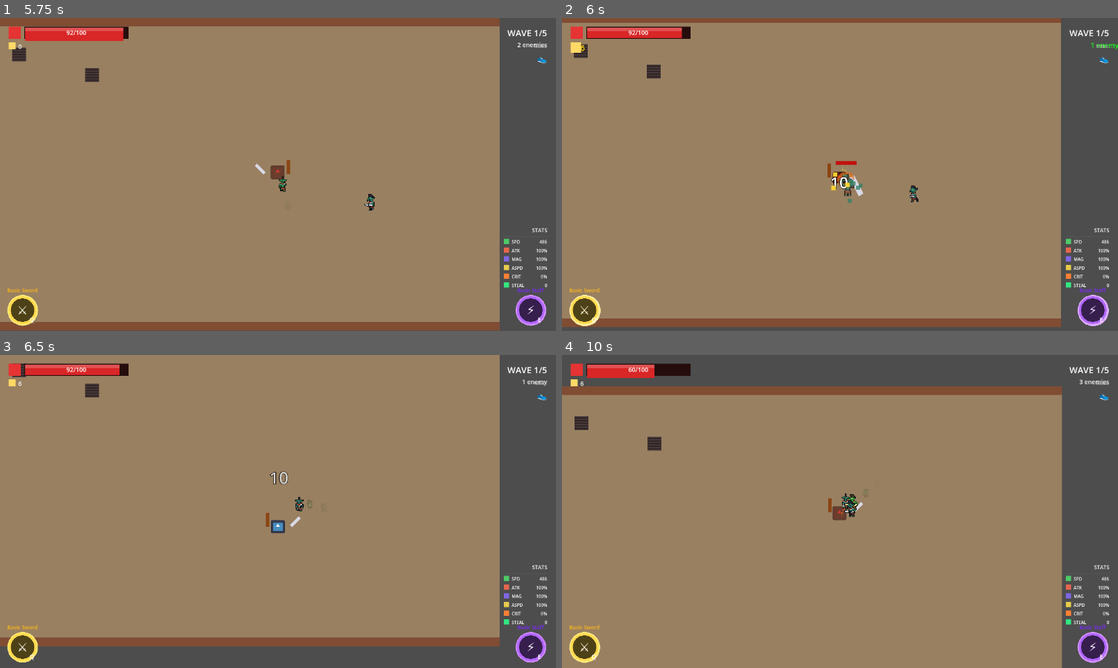
Above: before the commit, frames 1-4 (two rows, left to right).
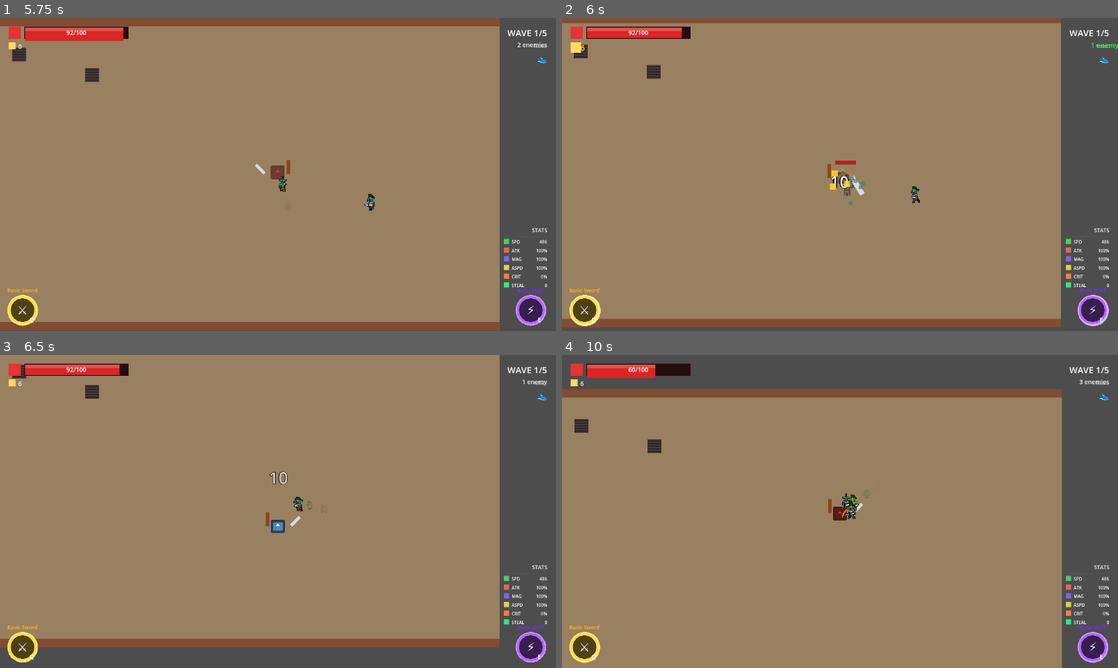
Above: after the commit, the same moments.

Repository: Azgr9/chaos
Game: Godot game, scene res://Scenes/Main/Base.tscn
Two runs of this game, one before a commit and one after it. Both use one fixed random seed, a clock stepped at 60 frames per second and the inputs below. The engine's default icon, where the game draws it, is replaced by a stand-in: a white triangle on a blue panel in a dark square.
Inputs (mouse positions are in pixels of both pictures, inside the frame that each line leads up to):
- Up to frame 1 (5.75 s): click "⚔️ ENTER ARENA ⚔️" at 0.5 s; tap Enter at 1.25 s; move the mouse to (400, 158) at 1.27 s; hold D (move_right) 1.28-2 s; tap Space (dash) at 1.35, 4.35 s; click (400, 158) at 1.42 s; drag from (166, 190) to (311, 171) at 2.02 s; move the mouse to (333, 105) at 2.77 s; hold D (move_right) 2.78-3.5 s; click (333, 105) at 2.85 s; drag from (250, 237) to (294, 174) at 3.52 s; move the mouse to (444, 221) at 4.27 s; hold A (move_left) 4.28-5 s; click (444, 221) at 4.42 s; drag from (111, 127) to (0, 55) at 5.02 s
- Up to frame 2 (6 s): move the mouse to (867, 174) at 5.77 s; hold S (move_down) from 5.78 s (still down); click (867, 174) at 5.85 s
- Up to frame 3 (6.5 s): keep holding S (move_down)
- Up to frame 4 (10 s): release S (move_down) at 6.5 s; drag from (756, 433) to (578, 367) at 6.52 s; move the mouse to (962, 495) at 7.27 s; hold W (move_up) 7.28-8 s; tap Space (dash) at 7.35 s; click (962, 495) at 7.42 s; drag from (728, 527) to (990, 470) at 8.02 s; move the mouse to (895, 442) at 8.77 s; hold S (move_down) 8.78-9.5 s; click (895, 442) at 8.85 s; drag from (812, 574) to (895, 486) at 9.52 s

Frame 1 is identical in both runs. In frame 2, 0.9% of the frame differs, in the area x 0-99%, y 1-99%; in frame 3, 1.0%; in frame 4, 2.0%, in the area x 0-90%, y 3-53%.

Commit message:
saldırı fix

Diff:
--- a/Scenes/Weapons/Basic_sword.tscn
+++ b/Scenes/Weapons/Basic_sword.tscn
@@ -7,6 +7,8 @@
 
 [node name="BasicSword" type="Node2D"]
 script = ExtResource("1_mp8x4")
+attack_range = 120.0
+attack_cone_angle = 100.0
 
 [node name="Pivot" type="Node2D" parent="."]
 
--- a/Scenes/Weapons/ExecutionersAxe.tscn
+++ b/Scenes/Weapons/ExecutionersAxe.tscn
@@ -7,6 +7,8 @@
 
 [node name="ExecutionersAxe" type="Node2D"]
 script = ExtResource("1_axe")
+attack_range = 125.0
+attack_cone_angle = 110.0
 
 [node name="Pivot" type="Node2D" parent="."]
 
--- a/Scenes/Weapons/Katana.tscn
+++ b/Scenes/Weapons/Katana.tscn
@@ -7,6 +7,8 @@
 
 [node name="Katana" type="Node2D"]
 script = ExtResource("1_katana")
+attack_range = 115.0
+attack_cone_angle = 85.0
 
 [node name="Pivot" type="Node2D" parent="."]
 
--- a/Scenes/Weapons/Rapier.tscn
+++ b/Scenes/Weapons/Rapier.tscn
@@ -7,6 +7,8 @@
 
 [node name="Rapier" type="Node2D"]
 script = ExtResource("1_rapier")
+attack_range = 160.0
+attack_cone_angle = 40.0
 
 [node name="Pivot" type="Node2D" parent="."]
 
--- a/Scenes/Weapons/Scythe.tscn
+++ b/Scenes/Weapons/Scythe.tscn
@@ -7,6 +7,8 @@
 
 [node name="Scythe" type="Node2D"]
 script = ExtResource("1_scythe")
+attack_range = 140.0
+attack_cone_angle = 160.0
 
 [node name="Pivot" type="Node2D" parent="."]
 
--- a/Scenes/Weapons/Spear.tscn
+++ b/Scenes/Weapons/Spear.tscn
@@ -7,6 +7,8 @@
 
 [node name="Spear" type="Node2D"]
 script = ExtResource("1_spear")
+attack_range = 220.0
+attack_cone_angle = 45.0
 
 [node name="Pivot" type="Node2D" parent="."]
 
--- a/Scenes/Weapons/Warhammer.tscn
+++ b/Scenes/Weapons/Warhammer.tscn
@@ -7,6 +7,8 @@
 
 [node name="Warhammer" type="Node2D"]
 script = ExtResource("1_warhammer")
+attack_range = 110.0
+attack_cone_angle = 120.0
 
 [node name="Pivot" type="Node2D" parent="."]
 
--- a/Scripts/Systems/SynergyManager.gd
+++ b/Scripts/Systems/SynergyManager.gd
@@ -534,8 +534,12 @@
 	# Check weapon names
 	if reqs.has("weapon_names"):
 		var has_weapon = false
-		var weapon_name = weapon.name if weapon else ""
-		var staff_name = staff.name if staff else ""
+		var weapon_name: String = ""
+		var staff_name: String = ""
+		if weapon:
+			weapon_name = weapon.name
+		if staff:
+			staff_name = staff.name
 		for wname in reqs.weapon_names:
 			if weapon_name == wname or staff_name == wname:
 				has_weapon = true
--- a/Scripts/Ui/DebugMenu.gd
+++ b/Scripts/Ui/DebugMenu.gd
@@ -700,14 +700,15 @@
 	print("[DEBUG] Cleared %d hazards" % count)
 
 # ============================================
-# HITBOX VISUALIZATION
+# HITBOX VISUALIZATION (CONE HITBOX)
 # ============================================
 func _on_hitbox_toggle_pressed():
 	show_hitboxes = not show_hitboxes
 	_update_hitbox_button()
 
 	if show_hitboxes:
-		print("[DEBUG] Showing weapon hitboxes")
+		_create_cone_visualizer()
+		print("[DEBUG] Showing weapon cone hitboxes")
 	else:
 		_clear_hitbox_visualizers()
 		print("[DEBUG] Hiding weapon hitboxes")
@@ -725,8 +726,7 @@
 			viz.queue_free()
 	hitbox_visualizers.clear()
 
-func _update_hitbox_visualizers():
-	# Clear old visualizers
+func _create_cone_visualizer():
 	_clear_hitbox_visualizers()
 
 	if not player_reference:
@@ -734,122 +734,157 @@
 		if not player_reference:
 			return
 
-	# Find all weapons the player has
-	var weapons = []
-
-	# Check current weapon
-	if player_reference.has_method("get") and player_reference.get("current_weapon"):
-		var current = player_reference.current_weapon
-		if is_instance_valid(current):
-			weapons.append(current)
-
-	# Check weapon inventory
-	if player_reference.has_method("get") and player_reference.get("weapon_inventory"):
-		for weapon in player_reference.weapon_inventory:
-			if is_instance_valid(weapon) and weapon not in weapons:
-				weapons.append(weapon)
-
-	# Also check for staff
-	if player_reference.has_method("get") and player_reference.get("current_staff"):
-		var staff = player_reference.current_staff
-		if is_instance_valid(staff):
-			weapons.append(staff)
-
-	# Create visualizers for each weapon's hitbox
-	for weapon in weapons:
-		_create_hitbox_visualizer(weapon)
-
-func _create_hitbox_visualizer(weapon: Node2D):
-	if not is_instance_valid(weapon):
-		return
-
-	# Find HitBox Area2D in the weapon
-	var hitbox = weapon.get_node_or_null("Pivot/HitBox")
-	if not hitbox:
-		hitbox = weapon.get_node_or_null("HitBox")
-	if not hitbox:
-		# Try to find any Area2D
-		for child in weapon.get_children():
-			if child is Node2D:
-				for subchild in child.get_children():
-					if subchild is Area2D:
-						hitbox = subchild
-						break
-
-	if not hitbox:
-		return
-
-	# Find CollisionShape2D
-	var collision_shape: CollisionShape2D = null
-	for child in hitbox.get_children():
-		if child is CollisionShape2D:
-			collision_shape = child
-			break
-
-	if not collision_shape or not collision_shape.shape:
-		return
-
-	# Create visual representation
-	var viz = ColorRect.new()
-
-	# Determine size based on shape type
-	var shape = collision_shape.shape
-	if shape is RectangleShape2D:
-		viz.size = shape.size
-		viz.pivot_offset = shape.size / 2
-	elif shape is CircleShape2D:
-		var diameter = shape.radius * 2
-		viz.size = Vector2(diameter, diameter)
-		viz.pivot_offset = Vector2(diameter / 2, diameter / 2)
-	elif shape is CapsuleShape2D:
-		viz.size = Vector2(shape.radius * 2, shape.height)
-		viz.pivot_offset = viz.size / 2
-	else:
-		# Default
-		viz.size = Vector2(50, 50)
-		viz.pivot_offset = Vector2(25, 25)
-
-	# Color based on whether hitbox is active
-	if collision_shape.disabled:
-		viz.color = Color(0.5, 0.5, 1.0, 0.3)  # Blue = inactive
-	else:
-		viz.color = Color(1.0, 0.2, 0.2, 0.5)  # Red = active
-
-	# Add to scene
-	get_tree().current_scene.add_child(viz)
-	hitbox_visualizers.append(viz)
-
-	# Position at collision shape's global position
-	viz.global_position = collision_shape.global_position - viz.pivot_offset
-	viz.rotation = hitbox.global_rotation
-
-	# Store reference to update position
-	viz.set_meta("collision_shape", collision_shape)
-	viz.set_meta("hitbox", hitbox)
+	# Create a Node2D to draw the cone
+	var cone_drawer = ConeHitboxDrawer.new()
+	cone_drawer.player_ref = player_reference
+	get_tree().current_scene.add_child(cone_drawer)
+	hitbox_visualizers.append(cone_drawer)
 
 func _physics_process(_delta):
-	# Update visualizer positions to follow weapons
+	# Cone visualizer updates itself via _draw()
 	if show_hitboxes:
-		# Recreate visualizers if empty (weapon changed, etc)
+		# Recreate if needed
 		if hitbox_visualizers.is_empty():
-			_update_hitbox_visualizers()
-
+			_create_cone_visualizer()
+
+		# Force redraw on all visualizers
 		for viz in hitbox_visualizers:
-			if not is_instance_valid(viz):
-				continue
-
-			var collision_shape = viz.get_meta("collision_shape", null)
-			var hitbox = viz.get_meta("hitbox", null)
-
-			if not is_instance_valid(collision_shape) or not is_instance_valid(hitbox):
-				continue
-
-			# Update position and rotation
-			viz.global_position = collision_shape.global_position - viz.pivot_offset
-			viz.rotation = hitbox.global_rotation
-
-			# Update color based on active state
-			if collision_shape.disabled:
-				viz.color = Color(0.5, 0.5, 1.0, 0.3)  # Blue = inactive
-			else:
-				viz.color = Color(1.0, 0.2, 0.2, 0.5)  # Red = active
+			if is_instance_valid(viz) and viz.has_method("queue_redraw"):
+				viz.queue_redraw()
+
+# ============================================
+# CONE HITBOX DRAWER CLASS
+# Shows the ACTUAL hitbox - follows weapon rotation during swing
+# ============================================
+class ConeHitboxDrawer extends Node2D:
+	var player_ref: Node2D = null
+
+	func _ready():
+		z_index = 100  # Draw on top
+
+	func _draw():
+		if not is_instance_valid(player_ref):
+			return
+
+		var origin = player_ref.global_position
+
+		# Get current weapon
+		var weapon = null
+		if player_ref.get("current_weapon"):
+			weapon = player_ref.current_weapon
+
+		if not is_instance_valid(weapon):
+			return
+
+		# Get cone parameters from weapon
+		var attack_range: float = weapon.get("attack_range") if weapon.get("attack_range") else 100.0
+		var cone_angle: float = weapon.get("attack_cone_angle") if weapon.get("attack_cone_angle") else 90.0
+		var inner_radius: float = weapon.get("attack_inner_radius") if weapon.get("attack_inner_radius") else 0.0
+
+		# Check if weapon is in active frames
+		var is_active = weapon.get("_is_in_active_frames") if weapon.get("_is_in_active_frames") != null else false
+
+		# Get the attack direction based on state:
+		# - When ACTIVE: use the stored attack direction (cone is FIXED when attack starts)
+		# - When IDLE: show where attack WOULD go (mouse direction preview)
+		var attack_angle: float
+		var attack_direction: Vector2
+
+		if is_active:
+			# Cone is ALWAYS fixed to attack direction (set when attack started)
+			# Animation is purely visual - hitbox stays locked
+			var stored_direction = weapon.get("current_attack_direction")
+			attack_direction = stored_direction if stored_direction else Vector2.RIGHT
+			attack_angle = attack_direction.angle()
+		else:
+			# When not attacking, show mouse direction (preview)
+			var mouse_pos = get_global_mouse_position()
+			attack_direction = (mouse_pos - origin).normalized()
+			if attack_direction == Vector2.ZERO:
+				attack_direction = Vector2.RIGHT
+			attack_angle = attack_direction.angle()
+
+		var half_cone = deg_to_rad(cone_angle / 2.0)
+
+		# Draw cone
+		var cone_color: Color
+		if is_active:
+			cone_color = Color(1.0, 0.2, 0.2, 0.5)  # Bright red when active (actual hitbox)
+		else:
+			cone_color = Color(0.2, 0.6, 1.0, 0.2)  # Faint blue when inactive (preview)
+
+		# Draw filled cone using triangles
+		var segments = 32
+		var points: PackedVector2Array = []
+
+		# If there's an inner radius, we draw a ring-cone
+		if inner_radius > 0:
+			# Outer arc points
+			for i in range(segments + 1):
+				var angle = attack_angle - half_cone + (half_cone * 2.0 * i / segments)
+				var point = origin + Vector2.from_angle(angle) * attack_range
+				points.append(point)
+
+			# Inner arc points (reverse order)
+			for i in range(segments, -1, -1):
+				var angle = attack_angle - half_cone + (half_cone * 2.0 * i / segments)
+				var point = origin + Vector2.from_angle(angle) * inner_radius
+				points.append(point)
+		else:
+			# Normal cone from center
+			points.append(origin)
+			for i in range(segments + 1):
+				var angle = attack_angle - half_cone + (half_cone * 2.0 * i / segments)
+				var point = origin + Vector2.from_angle(angle) * attack_range
+				points.append(point)
+
+		# Draw the filled polygon
+		if points.size() >= 3:
+			draw_colored_polygon(points, cone_color)
+
+		# Draw outline
+		var outline_color = Color(1.0, 0.3, 0.3, 0.9) if is_active else Color(0.5, 0.8, 1.0, 0.4)
+		var line_width = 3.0 if is_active else 1.0
+
+		# Draw outer arc
+		var prev_point = origin + Vector2.from_angle(attack_angle - half_cone) * attack_range
+		for i in range(1, segments + 1):
+			var angle = attack_angle - half_cone + (half_cone * 2.0 * i / segments)
+			var point = origin + Vector2.from_angle(angle) * attack_range
+			draw_line(prev_point, point, outline_color, line_width)
+			prev_point = point
+
+		# Draw side lines
+		var left_end = origin + Vector2.from_angle(attack_angle - half_cone) * attack_range
+		var right_end = origin + Vector2.from_angle(attack_angle + half_cone) * attack_range
+
+		if inner_radius > 0:
+			var left_inner = origin + Vector2.from_angle(attack_angle - half_cone) * inner_radius
+			var right_inner = origin + Vector2.from_angle(attack_angle + half_cone) * inner_radius
+			draw_line(left_inner, left_end, outline_color, line_width)
+			draw_line(right_inner, right_end, outline_color, line_width)
+
+			# Draw inner arc
+			prev_point = origin + Vector2.from_angle(attack_angle - half_cone) * inner_radius
+			for i in range(1, segments + 1):
+				var angle = attack_angle - half_cone + (half_cone * 2.0 * i / segments)
+				var point = origin + Vector2.from_angle(angle) * inner_radius
+				draw_line(prev_point, point, outline_color, line_width)
+				prev_point = point
+		else:
+			draw_line(origin, left_end, outline_color, line_width)
+			draw_line(origin, right_end, outline_color, line_width)
+
+		# Draw center direction line
+		var center_end = origin + attack_direction * attack_range
+		var center_color = Color(1.0, 0.5, 0.0, 0.8) if is_active else Color(1.0, 1.0, 0.0, 0.5)
+		draw_line(origin, center_end, center_color, 2.0 if is_active else 1.5)
+
+		# Draw range circle (faint)
+		draw_arc(origin, attack_range, 0, TAU, 64, Color(1.0, 1.0, 1.0, 0.15), 1.0)
+
+		# Draw weapon info text
+		var weapon_name = weapon.name if weapon else "Unknown"
+		var status = "ACTIVE" if is_active else "Preview"
+		var info_text = "%s | %s | Range: %.0f | Angle: %.0f°" % [weapon_name, status, attack_range, cone_angle]
+		draw_string(ThemeDB.fallback_font, origin + Vector2(-100, -attack_range - 20), info_text, HORIZONTAL_ALIGNMENT_CENTER, -1, 14, Color.WHITE)
--- a/Scripts/Ui/HUD.gd
+++ b/Scripts/Ui/HUD.gd
@@ -740,31 +740,31 @@
 	if relic_tooltip:
 		relic_tooltip.visible = false
 
-func _show_synergy_notification(synergy_id: String, description: String, is_activation: bool):
+func _show_synergy_notification(synergy_id: String, _description: String, is_activation: bool):
 	# Get synergy info for color
 	var synergy_info = SynergyManager.get_synergy_info(synergy_id) if SynergyManager else {}
 	var synergy_color = synergy_info.get("icon_color", Color.GOLD)
 	var synergy_name = synergy_info.get("name", synergy_id)
 
-	# Create floating notification
-	var notification = Label.new()
-	notification.text = ("+ " if is_activation else "- ") + synergy_name
-	notification.add_theme_font_size_override("font_size", 16)
-	notification.add_theme_color_override("font_color", synergy_color)
-	notification.horizontal_alignment = HORIZONTAL_ALIGNMENT_CENTER
-	notification.position = Vector2(size.x / 2 - 100, size.y / 2 - 50)
-	notification.size = Vector2(200, 30)
-	add_child(notification)
+	# Create floating notification label
+	var notif_label = Label.new()
+	notif_label.text = ("+ " if is_activation else "- ") + synergy_name
+	notif_label.add_theme_font_size_override("font_size", 16)
+	notif_label.add_theme_color_override("font_color", synergy_color)
+	notif_label.horizontal_alignment = HORIZONTAL_ALIGNMENT_CENTER
+	notif_label.position = Vector2(size.x / 2 - 100, size.y / 2 - 50)
+	notif_label.size = Vector2(200, 30)
+	add_child(notif_label)
 
 	# Animate
-	notification.modulate = Color(1, 1, 1, 0)
-	notification.scale = Vector2(0.5, 0.5)
+	notif_label.modulate = Color(1, 1, 1, 0)
+	notif_label.scale = Vector2(0.5, 0.5)
 
 	var tween = create_tween()
 	tween.set_parallel(true)
-	tween.tween_property(notification, "modulate:a", 1.0, 0.2)
-	tween.tween_property(notification, "scale", Vector2.ONE, 0.3).set_trans(Tween.TRANS_BACK)
-	tween.tween_property(notification, "position:y", notification.position.y - 30, 0.5)
-
-	tween.chain().tween_property(notification, "modulate:a", 0.0, 0.5)
-	tween.tween_callback(notification.queue_free)
+	tween.tween_property(notif_label, "modulate:a", 1.0, 0.2)
+	tween.tween_property(notif_label, "scale", Vector2.ONE, 0.3).set_trans(Tween.TRANS_BACK)
+	tween.tween_property(notif_label, "position:y", notif_label.position.y - 30, 0.5)
+
+	tween.chain().tween_property(notif_label, "modulate:a", 0.0, 0.5)
+	tween.tween_callback(notif_label.queue_free)
--- a/Scripts/Weapons/BasicSword.gd
+++ b/Scripts/Weapons/BasicSword.gd
@@ -24,6 +24,10 @@
 	weapon_length = 80.0
 	weapon_color = SWORD_BLADE_COLOR
 	skill_cooldown = 8.0
+
+	# Cone Hitbox - Now configured via @export in scene inspector
+	# attack_range = 120.0  # Medium range
+	# attack_cone_angle = 100.0  # 50 degrees each side - balanced arc
 
 	# Attack Speed Limits (balanced)
 	max_attacks_per_second = 3.0  # ~3 attacks per second base
--- a/Scripts/Weapons/ExecutionersAxe.gd
+++ b/Scripts/Weapons/ExecutionersAxe.gd
@@ -30,6 +30,10 @@
 	weapon_length = 90.0    # Slightly longer reach
 	weapon_color = AXE_BLADE_COLOR
 	skill_cooldown = 12.0
+
+	# Cone Hitbox - Now configured via @export in scene inspector
+	# attack_range = 125.0  # Good reach for cleave
+	# attack_cone_angle = 110.0  # Wide cleaving arc
 
 	# Attack Speed Limits (slow heavy weapon)
 	max_attacks_per_second = 2.0  # Slow but powerful
--- a/Scripts/Weapons/Katana.gd
+++ b/Scripts/Weapons/Katana.gd
@@ -31,6 +31,10 @@
 	weapon_color = KATANA_BLADE_COLOR
 	idle_rotation = 45.0
 	idle_scale = Vector2(0.6, 0.6)
+
+	# Cone Hitbox - Now configured via @export in scene inspector
+	# attack_range = 115.0  # Good range for quick slashes
+	# attack_cone_angle = 85.0  # Focused but effective arc
 
 	# Attack Speed Limits (fast weapon)
 	max_attacks_per_second = 4.5  # Fastest melee weapon
--- a/Scripts/Weapons/MeleeWeapon.gd
+++ b/Scripts/Weapons/MeleeWeapon.gd
@@ -37,6 +37,14 @@
 @export var max_attacks_per_second: float = 3.0
 ## Minimum cooldown this weapon can have (hard floor, cannot be reduced below this)
 @export var min_cooldown: float = 0.15
+
+@export_group("Hitbox Settings")
+## Range of the cone hitbox (how far the attack reaches)
+@export var attack_range: float = 100.0
+## Angle of the cone hitbox in degrees (full width, e.g., 90 = 45 degrees each side)
+@export var attack_cone_angle: float = 90.0
+## Inner radius - attacks won't hit enemies closer than this (for some weapons)
+@export var attack_inner_radius: float = 0.0
 
 @export_group("Visual Settings")
 @export var weapon_length: float = 80.0
@@ -158,6 +166,7 @@
 func _process(delta):
 	_update_combo_timer(delta)
 	_update_skill_cooldown(delta)
+	_scan_cone_hitbox()  # Active cone scanning each frame when attacking
 	_weapon_process(delta)
 
 # ============================================
@@ -582,20 +591,106 @@
 	can_attack = true
 
 # ============================================
-# HIT DETECTION
-# ============================================
+# HIT DETECTION - CONE BASED (ACTIVE SCANNING)
+# ============================================
+
+## Active cone scanning - called every frame during attack
+func _scan_cone_hitbox():
+	# Only scan when hitbox is active (during attack active frames)
+	if not _is_in_active_frames:
+		return
+
+	if not player_reference or not is_instance_valid(player_reference):
+		return
+
+	# Scan all enemies in range
+	var enemies = get_tree().get_nodes_in_group("enemies")
+	for enemy in enemies:
+		if not is_instance_valid(enemy):
+			continue
+		if enemy in hits_this_swing:
+			continue
+		if not enemy.has_method("take_damage"):
+			continue
+
+		# Check if enemy is in attack cone
+		if _is_in_attack_cone(enemy.global_position):
+			_process_hit(enemy)
+
+	# Also scan for portals and other damageable areas
+	var portals = get_tree().get_nodes_in_group("portal")
+	for portal in portals:
+		if not is_instance_valid(portal):
+			continue
+		if portal in hits_this_swing:
+			continue
+		if not portal.has_method("take_damage"):
+			continue
+
+		if _is_in_attack_cone(portal.global_position):
+			_process_hit(portal)
+
+## Check if a position is within the attack cone
+## Cone is ALWAYS fixed to the attack direction (where mouse was when attack started)
+## Animation is purely visual - hitbox stays locked to attack direction
+## Also accounts for enemy radius to detect edge hits
+func _is_in_attack_cone(target_pos: Vector2) -> bool:
+	if not player_reference or not is_instance_valid(player_reference):
+		return false
+
+	var origin = player_reference.global_position
+	var to_target = target_pos - origin
+	var distance = to_target.length()
+
+	# Enemy hitbox radius - enemies aren't points, they have size
+	# This allows hits when the cone edge touches the enemy's edge
+	const ENEMY_RADIUS: float = 25.0
+
+	# Check distance bounds - account for enemy radius
+	# Enemy can be hit if their edge is within range
+	if distance > attack_range + ENEMY_RADIUS:
+		return false
+
+	# Inner radius check only if explicitly set (for special weapons)
+	if attack_inner_radius > 0.0 and distance < attack_inner_radius - ENEMY_RADIUS:
+		return false
+
+	# Attack angle is ALWAYS based on current_attack_direction
+	# This is set when the attack starts (mouse direction at click time)
+	# Animation is purely visual - the hitbox cone stays fixed
+	var attack_angle: float = current_attack_direction.angle()
+
+	# Check angle - is target within cone?
+	# Add extra angle margin based on enemy radius at this distance
+	var half_cone = deg_to_rad(attack_cone_angle / 2.0)
+	var angle_to_target = to_target.angle()
+
+	# Calculate angular margin from enemy radius
+	# At closer distances, the same radius covers more angle
+	var angle_margin: float = 0.0
+	if distance > 0:
+		angle_margin = atan2(ENEMY_RADIUS, distance)
+
+	# Calculate angle difference (handle wrap-around)
+	var angle_diff = abs(angle_difference(attack_angle, angle_to_target))
+
+	# Target is in cone if angle difference is within half_cone + margin
+	return angle_diff <= half_cone + angle_margin
+
 func _on_hit_box_area_entered(area: Area2D):
-	# Check if the area itself has take_damage (like Portal)
+	# Backup collision detection (in addition to active scanning)
 	if area.has_method("take_damage"):
 		_process_hit(area)
 	else:
-		# Otherwise try parent (like enemy hitboxes)
 		_process_hit(area.get_parent())
 
 func _on_hit_box_body_entered(body: Node2D):
 	_process_hit(body)
 
 func _process_hit(target: Node2D):
+	if not is_instance_valid(target):
+		return
+
 	if target in hits_this_swing:
 		return
 
@@ -604,6 +699,10 @@
 
 	# Don't hit converted minions (NecroStaff allies)
 	if target.is_in_group("converted_minion") or target.is_in_group("player_minions"):
+		return
+
+	# Cone hitbox check - verify target is within attack cone
+	if not _is_in_attack_cone(target.global_position):
 		return
 
 	hits_this_swing.append(target)
--- a/Scripts/Weapons/Rapier.gd
+++ b/Scripts/Weapons/Rapier.gd
@@ -32,6 +32,10 @@
 	idle_rotation = 25.0  # Angled forward, ready stance
 	idle_scale = Vector2(0.4, 1.0)  # Thin and long
 
+	# Cone Hitbox - Now configured via @export in scene inspector
+	# attack_range = 160.0  # Very long range for stabs
+	# attack_cone_angle = 40.0  # Narrow but forgiving thrust cone
+
 	# Attack Speed Limits (fastest melee weapon)
 	max_attacks_per_second = 6.0  # Extremely fast
 	min_cooldown = 0.10  # Can attack very rapidly
--- a/Scripts/Weapons/Scythe.gd
+++ b/Scripts/Weapons/Scythe.gd
@@ -35,6 +35,10 @@
 	weapon_color = SCYTHE_BLADE_COLOR
 	skill_cooldown = 10.0
 
+	# Cone Hitbox - Now configured via @export in scene inspector
+	# attack_range = 140.0  # Very long reach
+	# attack_cone_angle = 160.0  # Massive sweeping arc - nearly 180 degree
+
 	# Attack Speed Limits
 	max_attacks_per_second = 2.5
 	min_cooldown = 0.28
--- a/Scripts/Weapons/Spear.gd
+++ b/Scripts/Weapons/Spear.gd
@@ -40,6 +40,10 @@
 	weapon_length = 140.0  # VERY long reach
 	weapon_color = SPEAR_TIP_COLOR
 	skill_cooldown = 8.0
+
+	# Cone Hitbox - Now configured via @export in scene inspector
+	# attack_range = 220.0  # Longest range in game
+	# attack_cone_angle = 45.0  # Narrow but usable thrust cone
 
 	# Attack Speed Limits
 	max_attacks_per_second = 3.5
@@ -97,7 +101,8 @@
 func _animate_thrust(duration: float, _is_dash_attack: bool, angle_offset: float):
 	active_attack_tween = TweenHelper.new_tween()
 
-	var base_angle = rad_to_deg(current_attack_direction.angle())
+	# Add 90 degrees because sprite points UP, but we want it to point in attack direction
+	var base_angle = rad_to_deg(current_attack_direction.angle()) + 90.0
 	var thrust_angle = base_angle + angle_offset
 
 	# Start pulled back
@@ -137,7 +142,8 @@
 	# Finisher - Powerful piercing thrust
 	active_attack_tween = TweenHelper.new_tween()
 
-	var base_angle = rad_to_deg(current_attack_direction.angle())
+	# Add 90 degrees because sprite points UP, but we want it to point in attack direction
+	var base_angle = rad_to_deg(current_attack_direction.angle()) + 90.0
 
 	if pivot:
 		pivot.rotation = deg_to_rad(base_angle)
--- a/Scripts/Weapons/Warhammer.gd
+++ b/Scripts/Weapons/Warhammer.gd
@@ -25,6 +25,10 @@
 	idle_rotation = 60.0
 	idle_scale = Vector2(0.7, 0.7)
 
+	# Cone Hitbox - Now configured via @export in scene inspector
+	# attack_range = 110.0  # Medium range for smash
+	# attack_cone_angle = 120.0  # Very wide crushing arc
+
 	# Attack Speed Limits (slowest weapon)
 	max_attacks_per_second = 1.5  # Very slow but powerful
 	min_cooldown = 0.5  # Cannot swing faster than this
